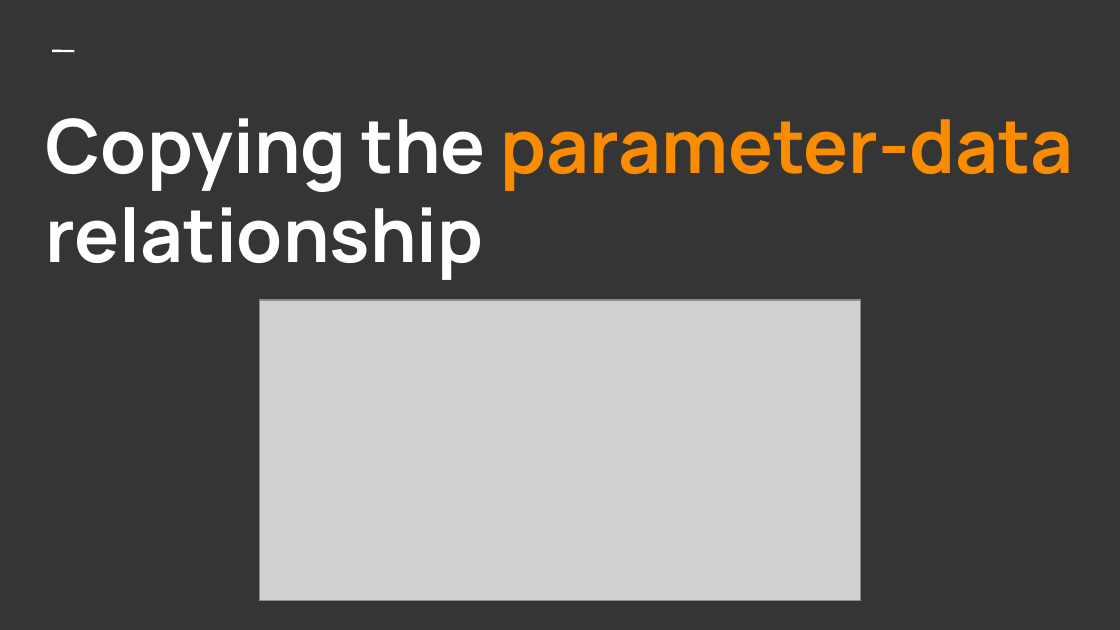
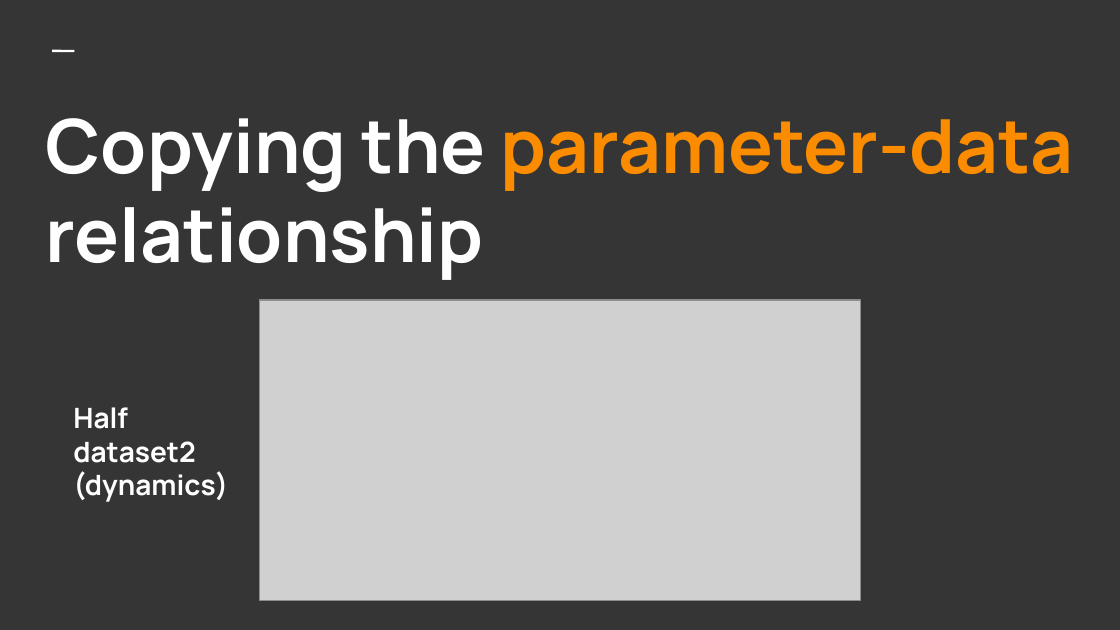
Before and after one commit to johndpope/sounderfeit, a slide deck: slide 13 of doc/CondAutoenc.odp (slide 9 before the commit). Drawn at 1120x630 pixels with LibreOffice and Linux fonts; fonts in the diff are those of the drawing; grey boxes stand for pictures. Boxes give left, top, right and bottom in pixels: in the first picture for what was removed or moved away, otherwise in the second. Text is boxed around its words. In the diff, an @@ line names an element or a change of style, - is before the commit and + after.

```diff
--- a/doc/CondAutoenc.odp
+++ b/doc/CondAutoenc.odp
@@ title added at [73,407,228,502], 18 pt, text #FFFFFF, bold @@
+Half
+dataset2
+(dynamics)
```
Also in this commit, not shown: 3 other slides changed, 5 slides added, 1 slide removed.
